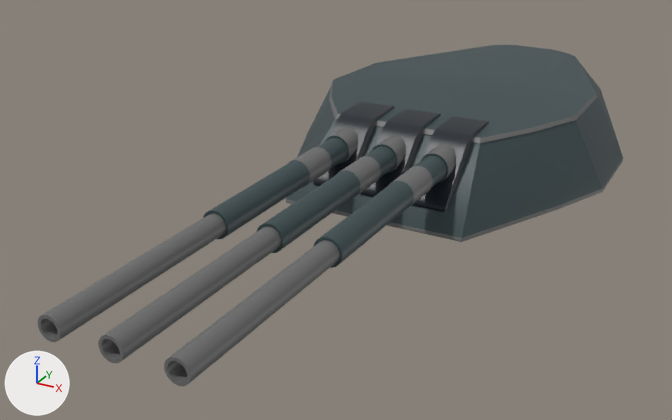
The Blender file Assets/Model/Turret Stealthy.blend as it was, and as the next commit left it.
The view is the same before and after, from a 50 mm camera at (6.68, -17.82, 5.51) aimed at (-1.01, -3.83, -1.48). Every picture has the same lights, and +X, +Y and +Z are marked at lower left.

Before the edit, the objects in view are built like this:
```python
mat_mattegrey = principled_material('MatteGrey')
mat_mattegrey.base_color = (0.152, 0.152, 0.152)  # dark grey #6d6d6d
mat_seagrey = principled_material('SeaGrey')
mat_seagrey.base_color = (0.0407, 0.0677, 0.0732)  # dark cyan #394a4c
me_circle = bpy.data.meshes.new('Circle')
me_circle.from_pydata(...)  # 1476 vertices, 1323 faces; spans x -5.6..5.6, y -4.1..0.8, z -3.8..34.7
me_circle.polygons.foreach_set('use_smooth', [True] * 1323)
# faces by material slot: [480, 768, 75]
me_circle.materials.append(mat_mattegrey)  # dark grey #6d6d6d
me_circle.materials.append(mat_seagrey)  # dark cyan #394a4c
me_circle.materials.append(mat_black)  # black #161e27
me_cube_001 = bpy.data.meshes.new('Cube.001')
me_cube_001.from_pydata(...)  # 78 vertices, 71 faces; spans x 0.0..1.91, y -1.89..2.16, z -1.26..0.21
me_cube_001.polygons.foreach_set('use_smooth', [True] * 71)
# faces by material slot: [51, 20]
me_cube_001.materials.append(mat_seagrey)  # dark cyan #394a4c
me_cube_001.materials.append(mat_mattegrey)  # dark grey #6d6d6d
ob_barrels = bpy.data.objects.new('Barrels', me_circle)
ob_barrels.location = (0.0, -3.05, 0.0)
ob_barrels.rotation_euler = (1.571, 0.0, 0.0)  # degrees (90, 0, 0)
ob_barrels.scale = (0.23, 0.23, 0.23)
ob_base = bpy.data.objects.new('Base', me_cube_001)
ob_base.location = (0.0, 0.0, 0.0)
ob_base.scale = (1.69, 2.35, 1.0)
_m = ob_base.modifiers.new('Mirror', 'MIRROR')
_m.use_clip = True
```
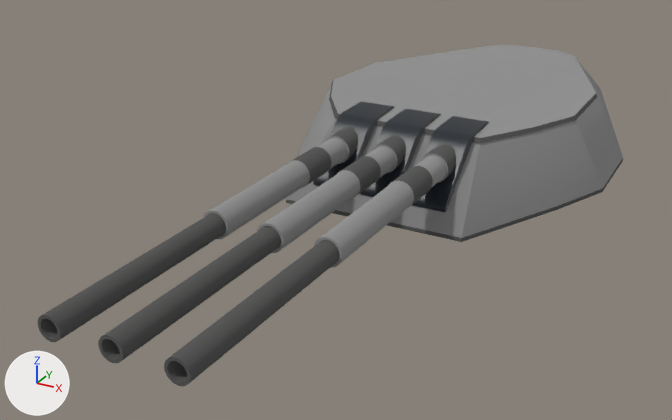
Boxes (x1, y1, x2, y2) around the edits, measured in the pictures (672 x 420 px):
'Barrels', recoloured
    both: (38, 101, 489, 386)
'Base', recoloured
    both: (286, 45, 623, 242)

What changed in the scene script:
```text
Change mat_seagrey:
    mat_seagrey: principled_material('SeaGrey') -> diffuse_material('SeaGrey')
    mat_seagrey.base_color: (0.0407, 0.0677, 0.0732) -> (0.296, 0.296, 0.296)  # dark cyan #394a4c -> grey #949494
    mat_seagrey.roughness: 0.5 -> 0.5
Change mat_mattegrey:
    mat_mattegrey: principled_material('MatteGrey') -> diffuse_material('MatteGrey')
    mat_mattegrey.base_color: (0.152, 0.152, 0.152) -> (0.105, 0.107, 0.104)  # dark grey #6d6d6d -> dark grey #5b5c5b
    mat_mattegrey.roughness: 0.5 -> 0.5
```
